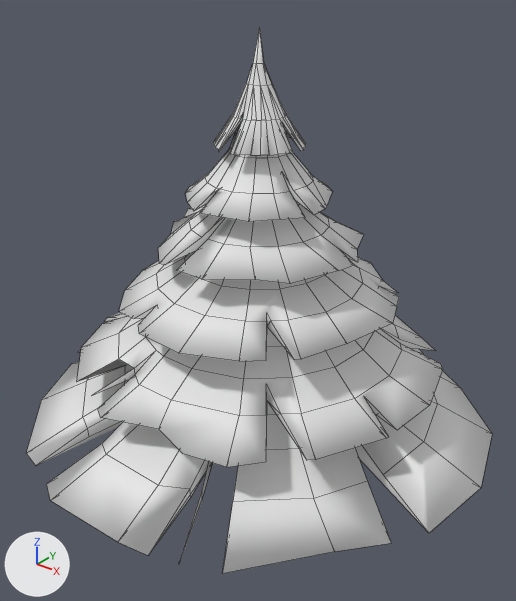
An edit to the FBX model blender/envs/tree_s/pine_tree_1.fbx, drawn before and after from the same camera.
Rendered twice from a 50 mm camera at (6.02, -7.55, 7.72) aimed at (0.05, -0.09, 3.1). The axes (+X, +Y, +Z) are drawn at lower left. The lights are the same throughout. Mesh edges are drawn as thin lines. Where no turn or scale is listed for an object, it has been applied to the vertices. Vertices at the same position are counted once.
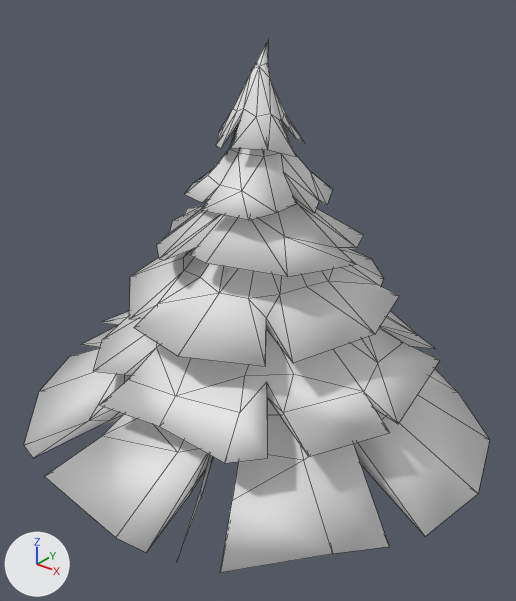
Changed parts and their boxes (x1, y1, x2, y2) in the pictures (516 x 601 px):
'Cylinder', reshaped, moved
    before: (26, 28, 492, 573)
    after: (24, 41, 490, 572)

What the commit changed:
me_cylinder is used by ob_cylinder; location (0.0, 0.0, 3.73).
me_cylinder had 792 vertices, 673 faces and spanned x -3.6..3.6, y -3.55..3.61, z -3.86..3.15.
me_cylinder now has 386 vertices, 494 faces and spans x -3.61..3.58, y -3.56..3.61, z -1.71..5.16.
me_cylinder part 1: the loose piece of 740 vertices spanning x -3.6..3.6, y -3.55..3.61, z -2.57..3.15 is rebuilt with 358 vertices and now spans x -3.61..3.58, y -3.56..3.61, z -0.5..5.16.
Object 'Cylinder' (ob_cylinder) moves from (0.0, 0.0, 3.73) to (0.0, 0.0, 1.57).
